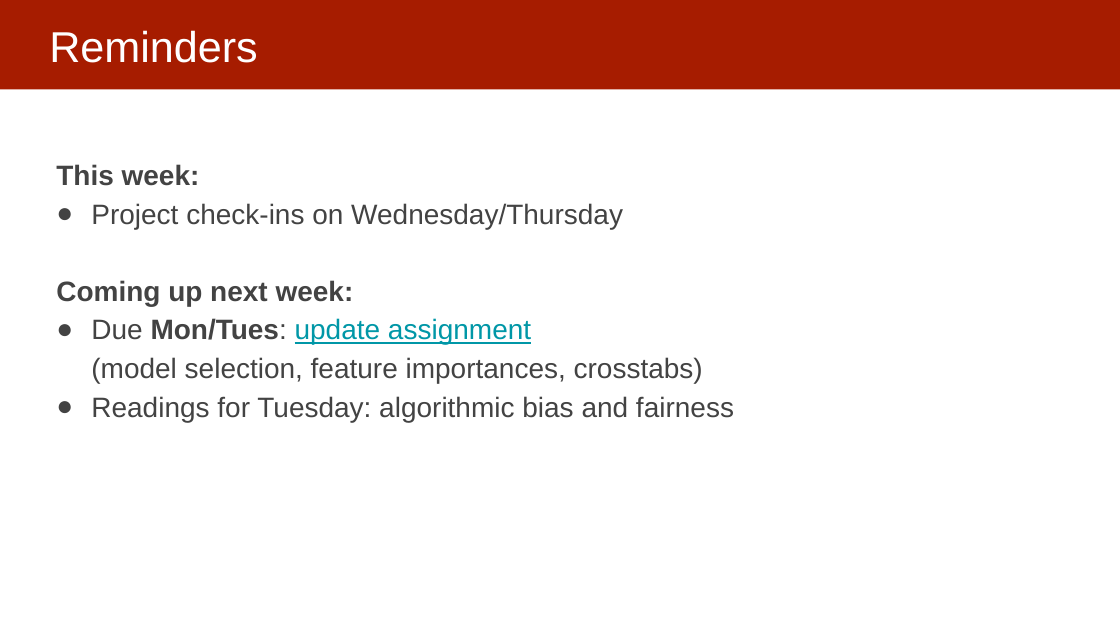
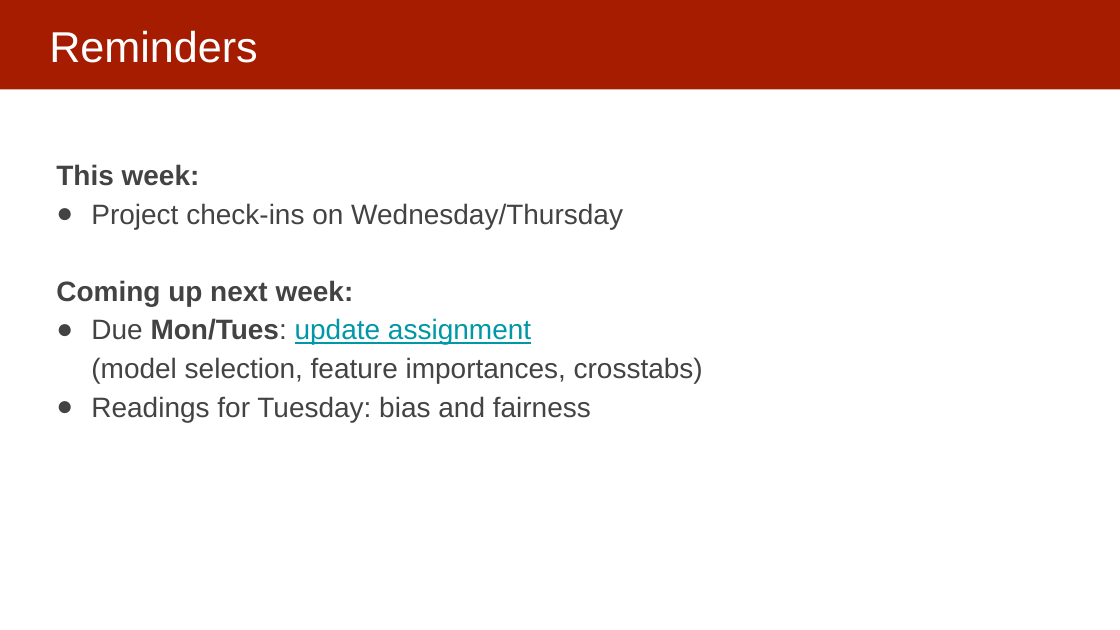
Before and after one commit to dssg/mlforpublicpolicylab, a slide deck: slide 41 of 11 - Model Interpretability Pt 2/Interpretability part 2.pptx (slide 40 before the commit). Drawn at 1120x630 pixels with LibreOffice and Linux fonts; fonts in the diff are those of the drawing. Boxes give left, top, right and bottom in pixels: in the first picture for what was removed or moved away, otherwise in the second. Text is boxed around its words. In the diff, an @@ line names an element or a change of style, - is before the commit and + after.

```diff
--- a/11 - Model Interpretability Pt 2/Interpretability part 2.pptx
+++ b/11 - Model Interpretability Pt 2/Interpretability part 2.pptx
@@ text at box(91, 396, 591, 422): text changed @@
-● Readings for Tuesday: algorithmic bias and fairness
+● Readings for Tuesday: bias and fairness
```
Also in this commit, not shown: 1 other slide changed, 1 slide added.
